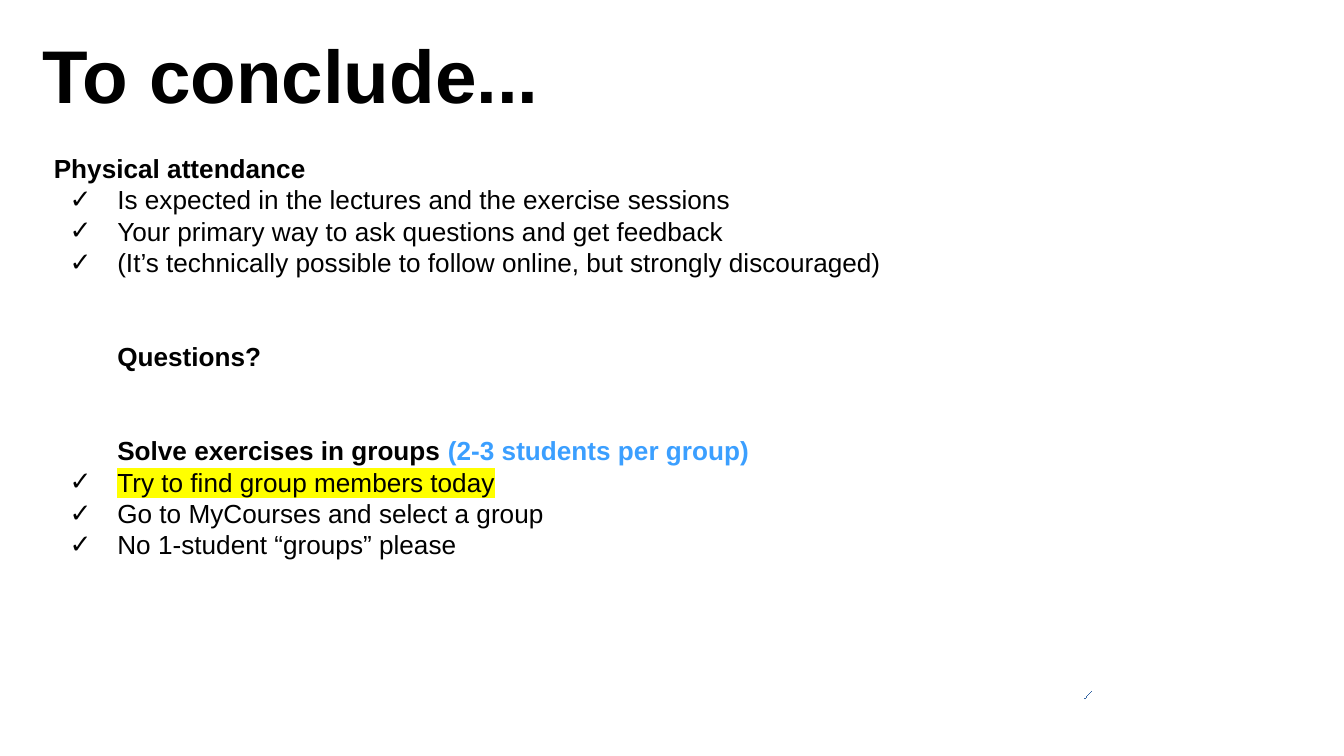
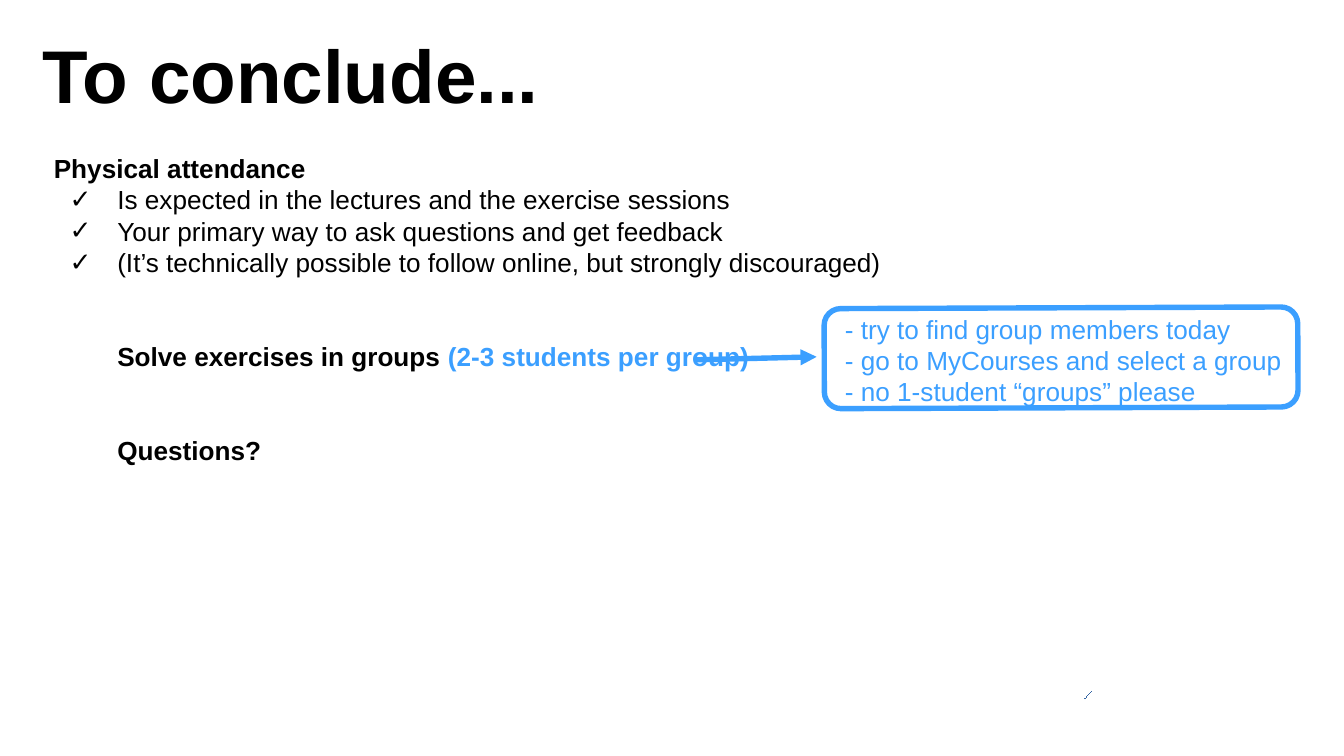
Before and after one commit to leempko/mia, a slide deck: slide 17 of lecture_slides/introduction/introduction2026.odp. Drawn at 1344x756 pixels with LibreOffice and Linux fonts; fonts in the diff are those of the drawing; background and template pictures are left out. Boxes give left, top, right and bottom in pixels: in the first picture for what was removed or moved away, otherwise in the second. Text is boxed around its words. In the diff, an @@ line names an element or a change of style, - is before the commit and + after.

```diff
--- a/lecture_slides/introduction/introduction2026.odp
+++ b/lecture_slides/introduction/introduction2026.odp
@@ rounded rectangle added at [824,307,1297,408], outline #3B9FFF 2.89 pt @@
@@ text added at [861,320,1281,407], 14 pt, text #3B9FFF @@
+- try to find group members today
+- go to MyCourses and select a group
+- no 1-student “groups” please
@@ text at [117,347,749,372]: paragraph added @@
+Solve exercises in groups (2-3 students per group)
@@ arrow added from (695, 360) to (817, 358), #3B9FFF 2.89 pt @@
@@ text at [117,441,749,560]: paragraphs removed @@
-Solve exercises in groups (2-3 students per group)
-✓ Try to find group members today
-✓ Go to MyCourses and select a group
-✓ No 1-student “groups” please
```
Also in this commit, not shown: 1 other slide changed, 1 other file.
